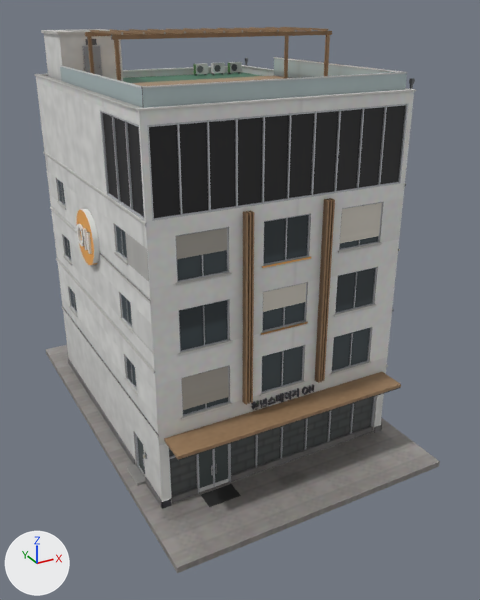
Renders of the FBX model cs2_ilsan/CS2Assets/IlsanYouthStage/IlsanYouthStage.fbx from each side of a commit.
Before and after are seen from a 50 mm lens placed at (-16.4, -33.2, 23.1), pointed at (0.7, -2.1, 7.6). The lights are fixed; the arrows at lower left show +X, +Y and +Z. The first picture is the older version. Where no turn or scale is listed for an object, it has been applied to the vertices.

Names of what the first picture shows: 'IlsanYouthStage'.
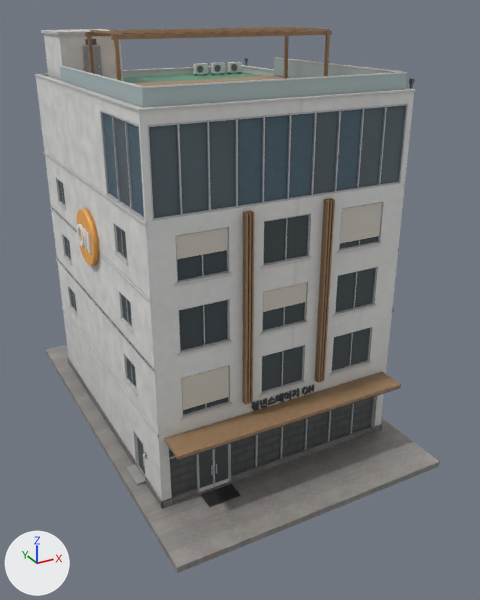
Patch to the scene script:
```diff
--- a/cs2_ilsan/CS2Assets/IlsanYouthStage/IlsanYouthStage.fbx.py
+++ b/cs2_ilsan/CS2Assets/IlsanYouthStage/IlsanYouthStage.fbx.py
@@ me_ilsanyouthstage @@
 # used by ob_ilsanyouthstage; location = (0.0, 0.0, 0.0)
-me_ilsanyouthstage.from_pydata(...)  # 8633 vertices, 13607 faces; spans x -7.9..7.9, y -11.9..11.9, z -0.3..22.1
+me_ilsanyouthstage.from_pydata(...)  # 10065 vertices, 15755 faces; spans x -7.9..7.9, y -11.9..11.9, z -0.3..22.1
+# me_ilsanyouthstage part 1: 2 vertices moved within x -7.4..-7.3, y 0.9, z 12.3; 192 vertices added at x -7.4..-7.3, y -0.5..1.5, z 11.3..12.5
+# me_ilsanyouthstage part 2: 8960 kept faces spanning x -7.9..7.9, y -11.9..11.9, z -0.3..22.1 get new texture (UV) coordinates
+# other edits to the shape of me_ilsanyouthstage do not show in these pictures
 me_ilsanyouthstage.materials.append(mat_ilsanyouthstage)
```

Changed parts and their boxes [x1, y1, x2, y2] in the pictures (480 x 600 px):
part 1 of me_ilsanyouthstage, reshaped
    after: [77, 224, 92, 253]
part 2 of me_ilsanyouthstage, surface changed
    both: [37, 28, 436, 563]
